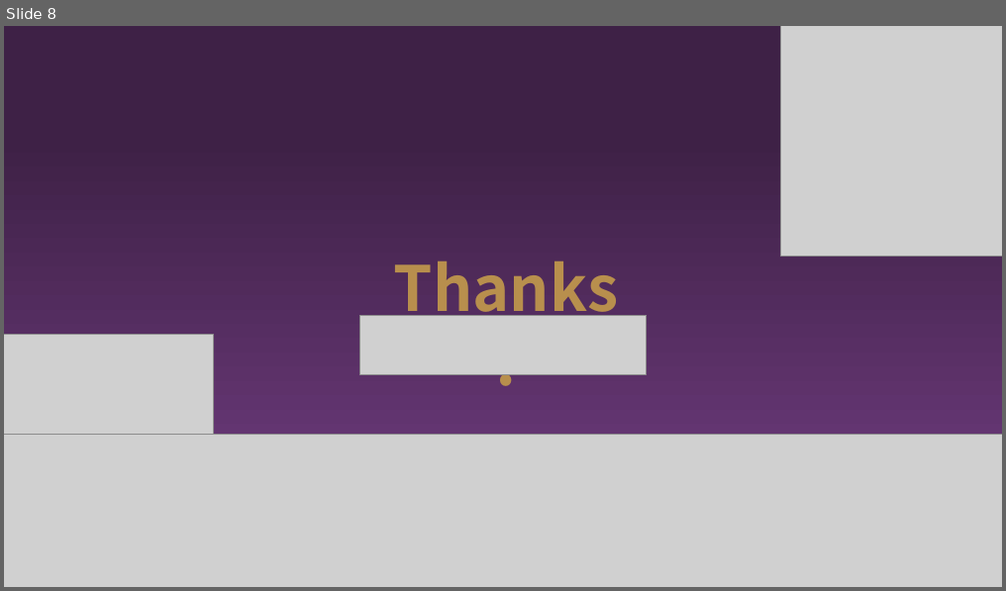
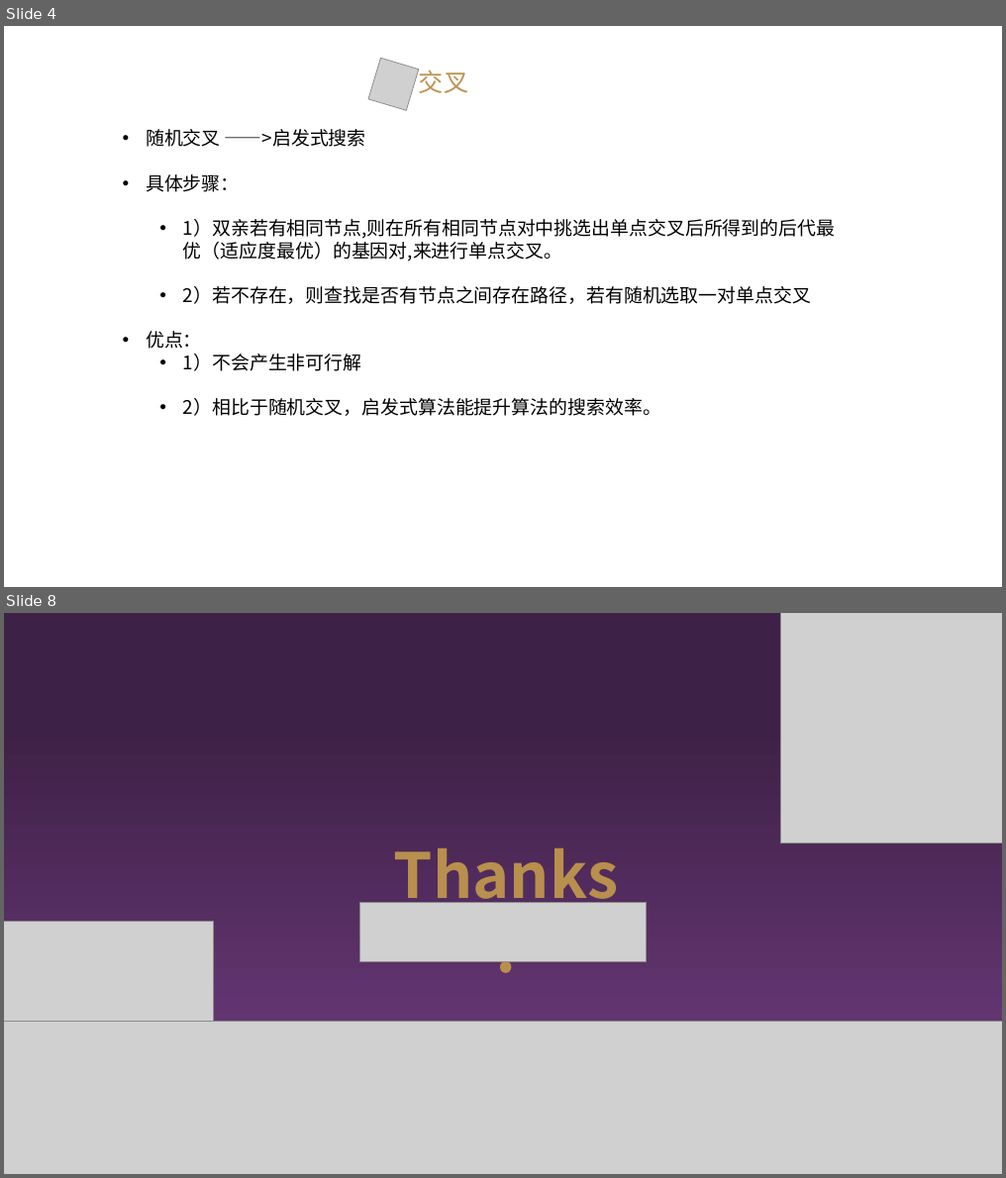
Before and after one commit to enbao5833/SSP, a slide deck: ppt/毕设 .pptx. Shown one above the other, each under a label of ours: slide 8 before the commit, slides 4 and 8 after it; the slides between them are not shown. The pictures are 1006x591 and 1006x1178 pixels, drawn with LibreOffice and Linux fonts; fonts in the diff are those of the drawing; grey boxes stand for pictures; background and template pictures are left out. Boxes give left, top, right and bottom in pixels: in the first picture for what was removed or moved away, otherwise in the second. Text is boxed around its words. In the diff, an @@ line names an element or a change of style, - is before the commit and + after.

```diff
--- a/ppt/毕设 .pptx
+++ b/ppt/毕设 .pptx
@@ slide 4 added at [4, 26, 1002, 587], background picture (left out) @@
@@ picture added at [369, 58, 419, 110] @@
@@ text added at [419, 71, 468, 93], 24 pt, text #BD934E @@
+交叉
@@ text added at [146, 129, 835, 416], 18 pt, text #000000 @@
+• 随机交叉 ——>启发式搜索
+• 具体步骤：
+  • 1）双亲若有相同节点,则在所有相同节点对中挑选出单点交叉后所得到的后代最优（适应度最优）的基因对,来进行单点交叉｡
+  • 2）若不存在，则查找是否有节点之间存在路径，若有随机选取一对单点交叉
+• 优点：
+  • 1）不会产生非可行解
+  • 2）相比于随机交叉，启发式算法能提升算法的搜索效率。
```
Also in this commit, not shown: 2 slides changed, 4 other slides added, 5 slides removed, 42 other files.
